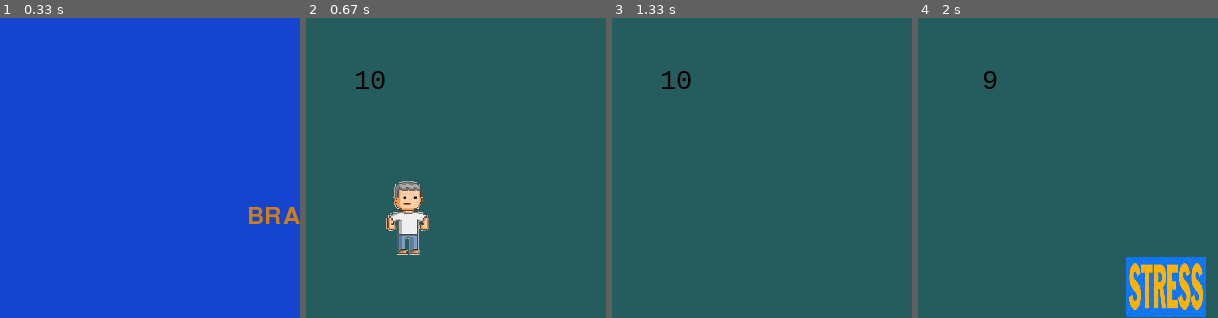
Above: before the commit, frames 1-4 (left to right).
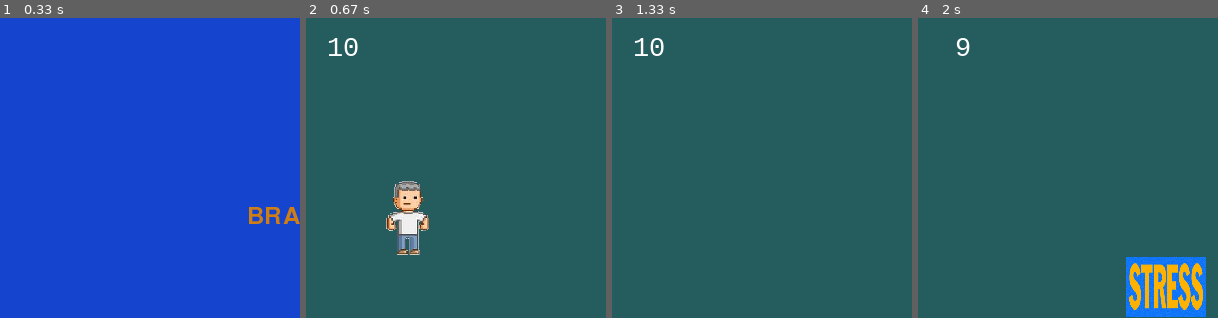
Above: after the commit, the same moments.

Repository: takanu10/pygame
Game: pygame game, started from brace.py
Same seed, same stepped clock (60 frames per second), same inputs: the game is played once before the commit and once after it.
Inputs (mouse positions are % of the whole screen's width and height, from its top left):
- Up to frame 1 (0.33 s): no input
- Up to frame 2 (0.67 s): click (48, 67) at 0.38 s
- Up to frame 3 (1.33 s): hold Right 0.67-1.13 s; hold Up from 1.17 s (still down)
- Up to frame 4 (2 s): release Up at 1.47 s; hold Right 1.5-1.97 s
The pictures show only the part of the screen within x 0-50%, y 0-50%; the shares and areas given below are measured in that part.

Frame 1 is identical in both runs. In frame 2, 0.5% of the frame differs, in the area x 7-27%, y 6-24%; in frame 3, 0.5%; in frame 4, 0.3%.

Commit message:
game ends now when timer hits 0

Diff:
--- a/screens/game.py
+++ b/screens/game.py
@@ -71,7 +71,7 @@
         self.quit.rect.y = 5
         self.window.fill((37, 92, 94))
         self.sprites.draw(self.window)
-        self.window.blit(self.font.render(self.text, True, (0, 0, 0)), (32, 48))
+        self.window.blit(self.font.render(self.text, True, (255,255,255)), (5, 15))
 
 
     def manage_event(self, event):
@@ -102,8 +102,12 @@
         #timer
         elif event.type == pygame.USEREVENT + 2:
             self.counter -= 1
-            self.text = str(self.counter).rjust(3) if self.counter > 0 else 'boom!'
-
+            if self.counter > 0:
+                self.text = str(self.counter).rjust(3)
+                # self.text = str(self.counter).rjust(3) if self.counter > 0 else 'boom!'
+            else:
+                self.running = False
+                self.next_screen = "game_over"
         # elif event.type == :
         #     counter -= 1
         #     text = str(counter).rjust(3) if counter > 0 else 'boom!'
